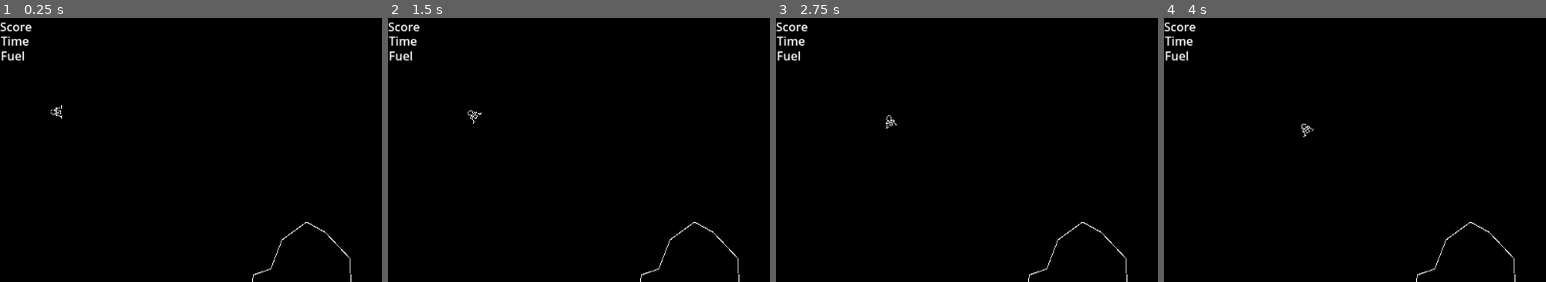
Above: before the commit, frames 1-4 (left to right).
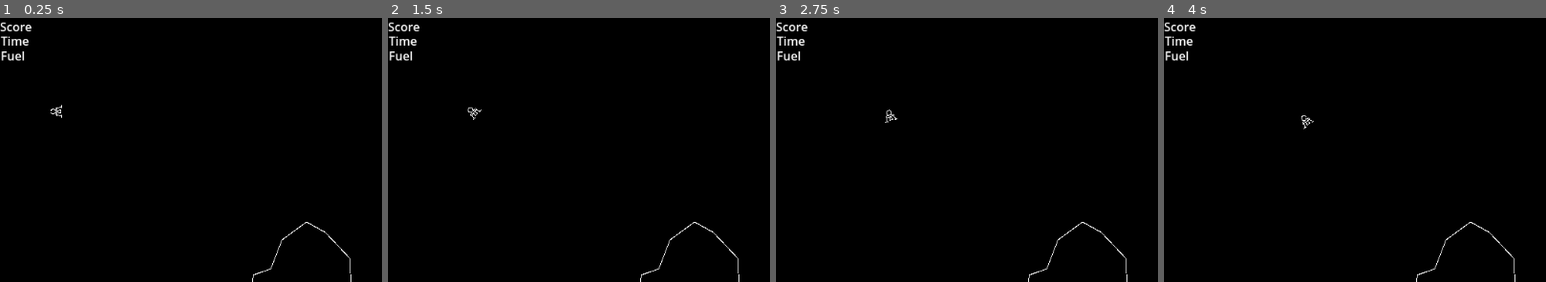
Above: after the commit, the same moments.

Repository: colebeebe/arcade
Game: Godot game, scene res://LunarLander/lunar_lander.tscn
Same seed, same stepped clock (60 frames per second), same inputs: the game is played once before the commit and once after it. This scene is started directly instead of the project's main scene.
Inputs:
- Up to frame 1 (0.25 s): no input
- Up to frame 2 (1.5 s): tap Enter (special) at 0.5, 0.8, 1.35 s; hold Right (right) 0.53-1.28 s; tap Space (action) at 0.6 s; hold Down (down) from 1.28 s (still down)
- Up to frame 3 (2.75 s): tap Space (action) at 1.55, 2.1 s; release Down (down) at 2.03 s; hold Right (right) from 2.03 s (still down); tap Enter (special) at 2.3 s
- Up to frame 4 (4 s): release Right (right) at 2.78 s; hold Up (up) 2.78-3.53 s; tap Enter (special) at 2.85, 3.8 s; tap Space (action) at 3.05, 3.5, 3.6 s; hold Left (left) from 3.53 s (still down)
The pictures show only the part of the screen within x 0-50%, y 0-50%; the shares and areas given below are measured in that part.

The runs differ from the first frame. In frame 1, less than 0.1% of the frame differs, in the area x 13-17%, y 33-39%; in frame 2, 0.1%; in frame 3, 0.1%; in frame 4, 0.1%, in the area x 35-40%, y 36-46%.
Error in both runs: Attempt to call function 'get_node' in base 'null instance' on a null instance. (res://LunarLander/Scripts/ui.gd:4)

Commit message:
Lunar lander now automatically resets

Diff:
--- a/LunarLander/Scripts/lunar_lander.gd
+++ b/LunarLander/Scripts/lunar_lander.gd
@@ -10,3 +10,20 @@
 		var menu = load("res://MainMenu/MainMenu.tscn")
 		get_tree().current_scene.add_child(menu.instantiate())
 		self.queue_free()
+
+func reset_game() -> void:
+	var timer = Timer.new()
+	add_child(timer)
+	timer.wait_time = 5.0
+	timer.one_shot = true
+	timer.connect("timeout", func():
+		$Player.position = Vector2(68.0, 126.0)
+		var vx = randf_range(25.0, 32.0)
+		var vy = randf_range(-10.0, 3.0)
+		$Player.vel = Vector2(vx, vy)
+		$Player.get_node("Graphics").visible = true
+		$Player.is_on_ground = false
+		$CanvasLayer/Message.text = ""
+		$Player.rotation = -PI / 2
+		)
+	timer.start()
--- a/LunarLander/Scripts/player.gd
+++ b/LunarLander/Scripts/player.gd
@@ -15,7 +15,7 @@
 		graphic.width = line_weight
 	rotate(-PI / 2)
 	var h_speed = randf_range(25.0, 32.0)
-	var v_speed = randf_range(-3.0, 3.0)
+	var v_speed = randf_range(-10.0, 3.0)
 	vel = Vector2(h_speed, v_speed)
 
 
--- a/LunarLander/Scripts/point_box.gd
+++ b/LunarLander/Scripts/point_box.gd
@@ -5,11 +5,17 @@
 func _on_body_entered(body: Node2D) -> void:
 	if body is CharacterBody2D:
 		body.is_on_ground = true
-		body.collision_layer = 0
-		body.collision_mask = 0
 		body.kill_animation()
+		var root = get_tree().current_scene.get_node("LunarLander")
+		var message_box = root.get_node("CanvasLayer").get_node("Message")
 		if abs(body.vel.y * 1.95) > 16 && abs(body.vel.x * 1.95) > 3:
 			body.get_node("Graphics").visible = false
+			message_box.text = "That was a pretty rough landing!\nYour vessel was destroyed!"
+			var fuel_loss = randi_range(100, 250)
+			message_box.text += "\n\n%d units of fuel lost!" % [fuel_loss]
+			root.get_node("Player").fuel -= fuel_loss
 		else:
-			var root = get_tree().current_scene
-			root.score += (body.fuel * 5) * point_multiplier
+			var rating = body.fuel * 5 * point_multiplier
+			root.score += rating
+			message_box.text = "A beautiful landing!\n\nRating: %d" % [rating]
+		root.reset_game()
--- a/LunarLander/lunar_lander.tscn
+++ b/LunarLander/lunar_lander.tscn
@@ -18,3 +18,14 @@
 [node name="CanvasLayer" type="CanvasLayer" parent="."]
 
 [node name="Control" parent="CanvasLayer" instance=ExtResource("3_pfre6")]
+
+[node name="Message" type="Label" parent="CanvasLayer"]
+anchors_preset = 5
+anchor_left = 0.5
+anchor_right = 0.5
+offset_left = -20.0
+offset_top = 100.0
+offset_right = 20.000122
+offset_bottom = 123.00001
+grow_horizontal = 2
+horizontal_alignment = 1
--- a/LunarLander/terrain.gd
+++ b/LunarLander/terrain.gd
@@ -5,3 +5,10 @@
 		body.is_on_ground = true
 		# "Kill" the player
 		body.get_node("Graphics").visible = false
+		var root = get_tree().current_scene.get_node("LunarLander")
+		var message_box = root.get_node("CanvasLayer").get_node("Message")
+		message_box.text = "You caused irreparable damage to a\nmultimillion dollar piece of equipment."
+		var fuel_loss = randi_range(100, 250)
+		message_box.text += "\n\n%d units of fuel lost." % [fuel_loss]
+		body.fuel -= fuel_loss
+		root.reset_game()
